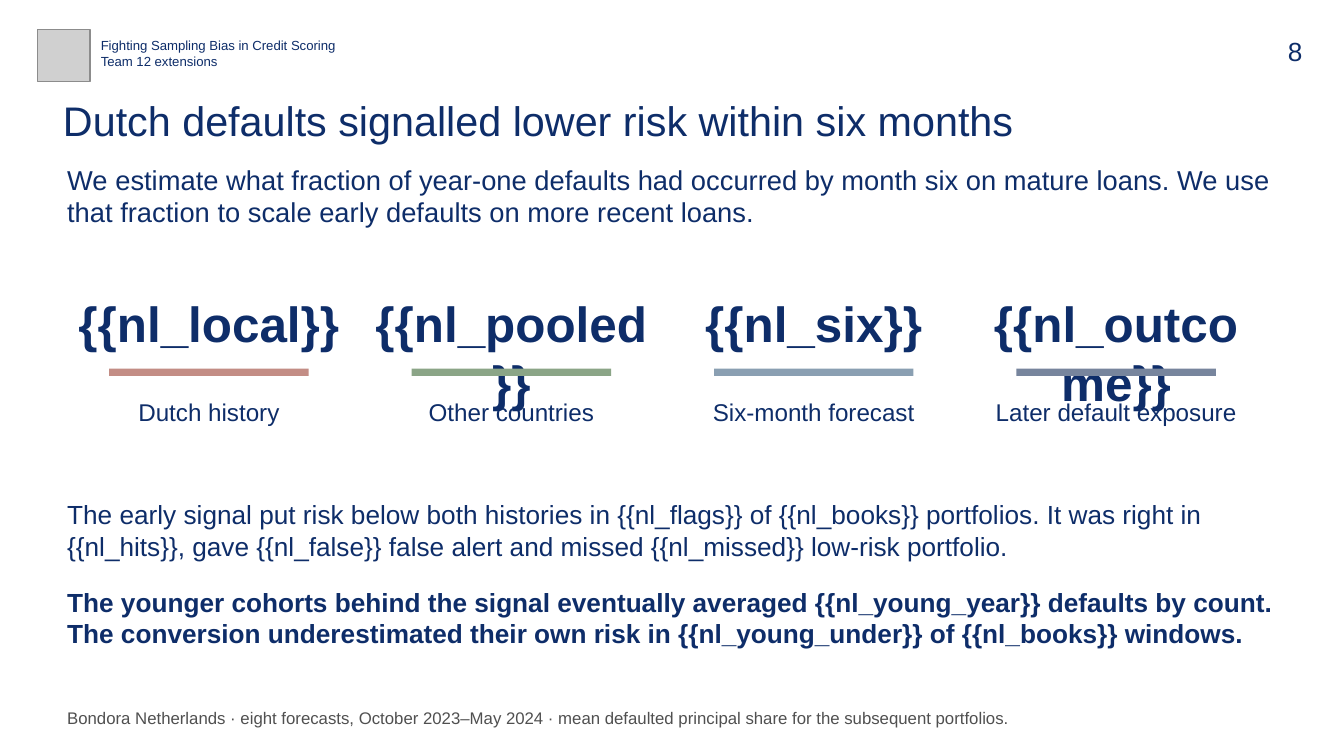
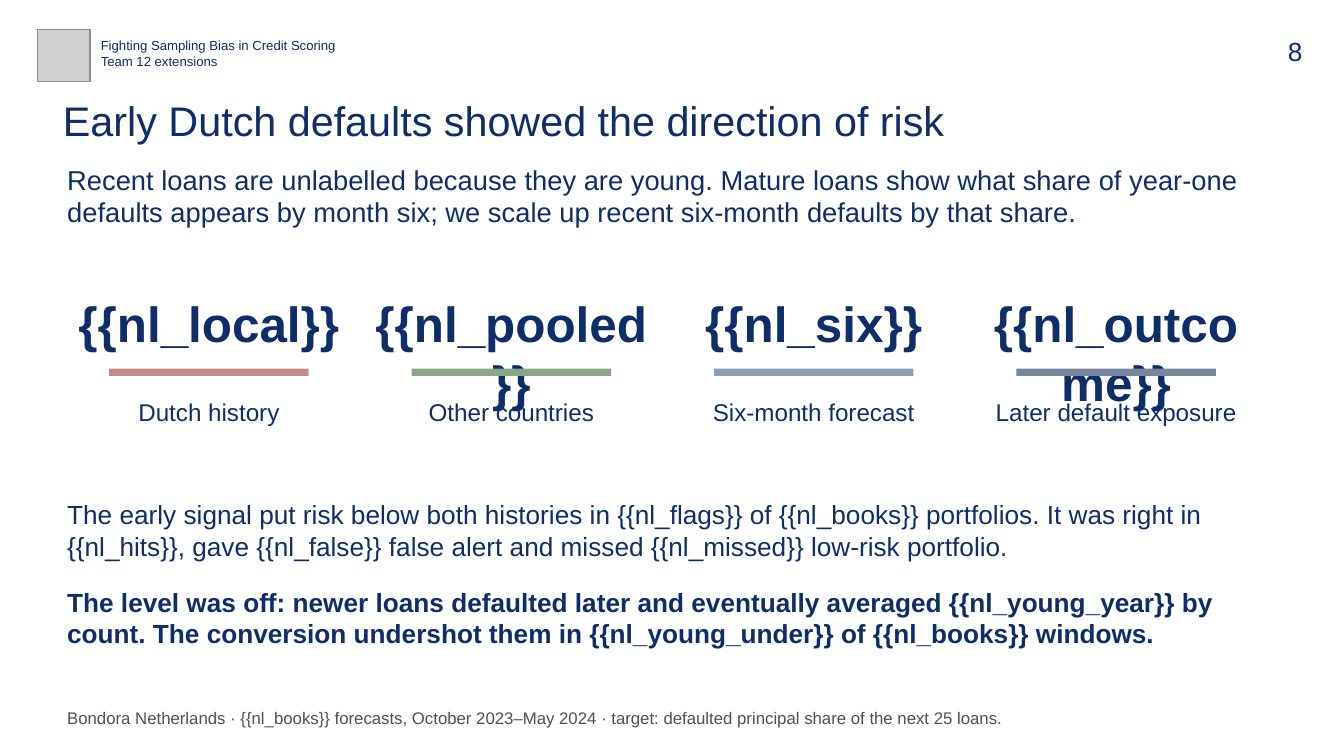
Before and after one commit to bigpurota/paper11, a slide deck: slide 8 of slides/talk-template.pptx. Drawn at 1344x756 pixels with LibreOffice and Linux fonts; fonts in the diff are those of the drawing; grey boxes stand for pictures. Boxes give left, top, right and bottom in pixels: in the first picture for what was removed or moved away, otherwise in the second. Text is boxed around its words. In the diff, an @@ line names an element or a change of style, - is before the commit and + after.

```diff
--- a/slides/talk-template.pptx
+++ b/slides/talk-template.pptx
@@ text at [63,106,944,144]: text changed @@
-Dutch defaults signalled lower risk within six months
+Early Dutch defaults showed the direction of risk
@@ text at [67,170,1237,227]: text changed @@
-We estimate what fraction of year-one defaults had occurred by month six on mature loans. We use that fraction to scale early defaults on more recent loans.
+Recent loans are unlabelled because they are young. Mature loans show what share of year-one defaults appears by month six; we scale up recent six-month defaults by that share.
@@ text at [67,593,1213,649]: text changed @@
-The younger cohorts behind the signal eventually averaged {{nl_young_year}} defaults by count. The conversion underestimated their own risk in {{nl_young_under}} of {{nl_books}} windows.
+The level was off: newer loans defaulted later and eventually averaged {{nl_young_year}} by count. The conversion undershot them in {{nl_young_under}} of {{nl_books}} windows.
@@ text at [67,712,1002,728]: text changed @@
-Bondora Netherlands · eight forecasts, October 2023–May 2024 · mean defaulted principal share for the subsequent portfolios.
+Bondora Netherlands · {{nl_books}} forecasts, October 2023–May 2024 · target: defaulted principal share of the next 25 loans.
```
Also in this commit, not shown: 6 other slides changed, 1 slide added, 13 other files.
